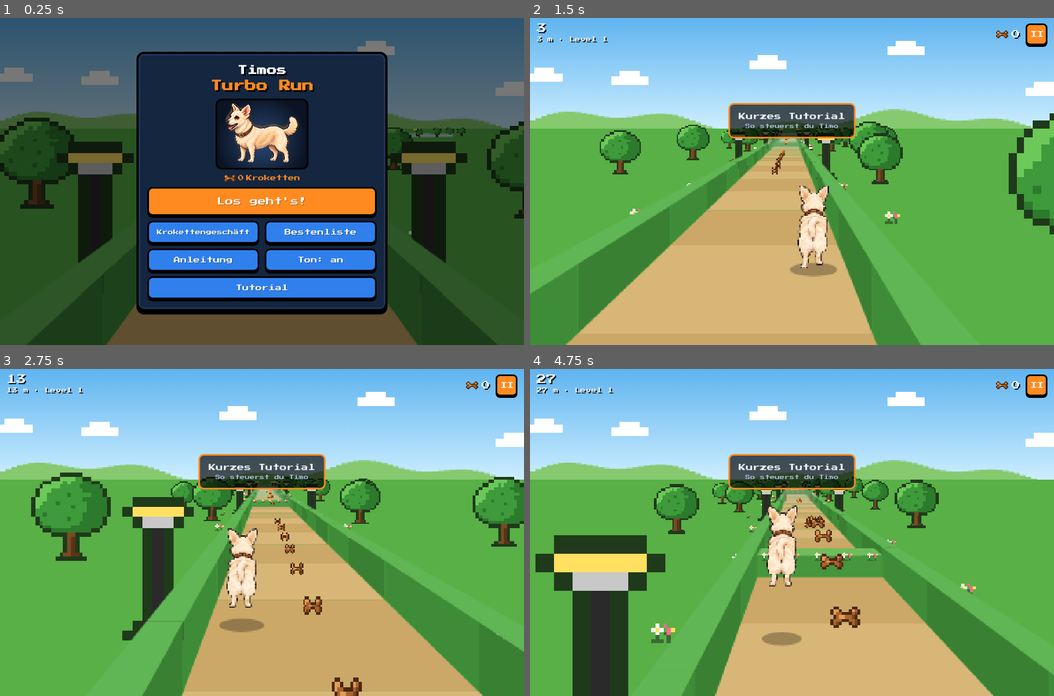
Above: before the commit, frames 1-4 (two rows, left to right).
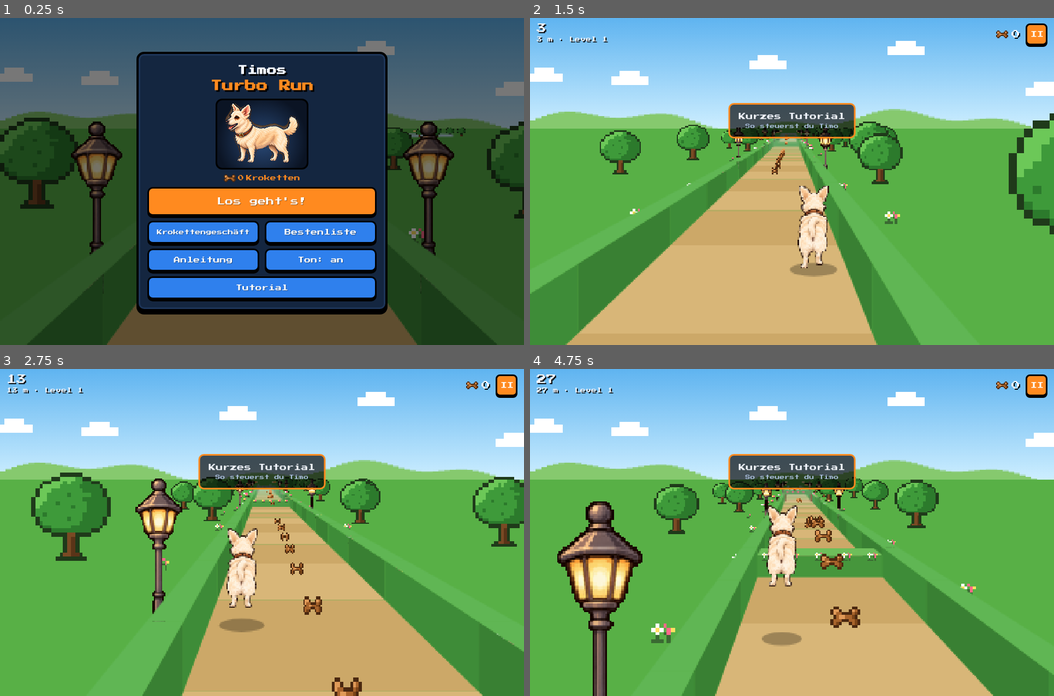
Above: after the commit, the same moments.

Repository: konstiks/timos-turbo-run
Game: browser game, page index.html
The game is run twice, just before and just after one commit, with the same random seed, the same clock (stepped at 60 frames per second) and the same inputs.
Inputs (mouse positions are in pixels of both pictures, inside the frame that each line leads up to):
- Up to frame 1 (0.25 s): no input
- Up to frame 2 (1.5 s): click (792, 181) at 0.27 s; hold D from 1.03 s (still down); tap Space at 1.1 s
- Up to frame 3 (2.75 s): release D at 1.53 s; hold S 1.58-1.85 s; tap Space at 1.6, 2.1, 2.6 s; hold A 1.9-2.47 s; hold W from 2.52 s (still down)
- Up to frame 4 (4.75 s): release W at 2.82 s; hold D 2.87-3.53 s; tap Space every 0.5 s from 3.1 to 4.6 s; hold W 3.58-3.82 s; hold A 3.87-4.3 s; hold S 4.35-4.68 s; hold D from 4.73 s (still down)

The runs differ from the first frame. In frame 1, 4.6% of the frame differs, in the area x 10-90%, y 31-75%; in frame 2, 0.5%; in frame 3, 3.0%; in frame 4, 7.5%, in the area x 1-61%, y 34-100%.

Commit message:
Park: neue Straßenlaternen, Feuerhydranten statt Rosenbögen
Co-Authored-By: Claude Opus 5.5 <noreply@anthropic.com>
Claude-Session: https://claude.ai/code/session_01FwyAvonJojh9EGHS2iaqSe

Diff:
--- a/game.js
+++ b/game.js
@@ -260,8 +260,10 @@
 const OB = { // Hindernis-Arten pro Thema
   park: {
     low: { name: 'Hecke', h: 0.62, c: [70, 150, 60], top: [110, 190, 90], kind: 'hedge' },
-    high: { name: 'Rosenbogen', y0: 0.95, c: [120, 80, 40], top: [200, 90, 120], kind: 'arch' },
-    block: [{ name: 'Parkbank', h: 0.7, c: [150, 96, 50], top: [180, 120, 66], kind: 'bench' },
+    high: { name: 'Rosenbogen', y0: 0.95, c: [120, 80, 40], top: [200, 90, 120], kind: 'arch' }, // nur noch im Tutorial
+    hydrant: { name: 'Hydrant', h: 0.95, c: [210, 40, 30], top: [240, 80, 60], kind: 'hydrant', w: 0.8 },
+    block: [{ name: 'Hydrant', h: 0.95, c: [210, 40, 30], top: [240, 80, 60], kind: 'hydrant', w: 0.8 },
+            { name: 'Parkbank', h: 0.7, c: [150, 96, 50], top: [180, 120, 66], kind: 'bench' },
             { name: 'Mülleimer', h: 1.25, c: [60, 120, 70], top: [40, 80, 50], kind: 'bin', w: 0.8 },
             { name: 'Baum', h: 9, c: [110, 70, 36], top: [90, 56, 30], kind: 'tree', w: 0.95 },
             { name: 'Baum', h: 9, c: [110, 70, 36], top: [90, 56, 30], kind: 'tree', w: 0.95 },
@@ -338,6 +340,11 @@
       const o = ob.low;
       seg.obs.push({ type: 'low', a0: a, a1: a + 0.7, h: o.h, def: o });
       coinArc(seg, a + 0.35, rint(-1, 1));
+    } else if (r < 0.40 && ob.hydrant) { // Park: Feuerhydranten statt Rosenbogen
+      const lanes = [-1, 0, 1].sort(() => Math.random() - 0.5);
+      const n = Math.random() < 0.5 ? 2 : 1;
+      for (let i = 0; i < n; i++) seg.obs.push({ type: 'block', a0: a, a1: a + 0.8, lane: lanes[i], b: lanes[i] * LANE, w: ob.hydrant.w, h: ob.hydrant.h, def: ob.hydrant });
+      coinLine(seg, a - 6, lanes[2], 8, 0.45);
     } else if (r < 0.40) { // hohes Hindernis -> rutschen
       const o = ob.high;
       seg.obs.push({ type: 'high', a0: a, a1: a + 0.5, y0: o.y0, def: o });
@@ -410,7 +417,7 @@
       for (let a = HW + 2.5 + rnd(0, 3); a < tEnd; a += rnd(4, 9)) {
         seg.deco.push({ spr: 'tree', a, b: s * rnd(HW + 2, HW + 7), h: rnd(2.3, 3.2) });
       }
-      for (let a = from; a < to; a += rnd(9, 15)) seg.deco.push({ spr: 'lamp', a, b: s * (HW + 0.7), h: 2.3 });
+      for (let a = from; a < to; a += rnd(9, 15)) seg.deco.push({ spr: 'lamp', a, b: s * (HW + 0.7), h: 2.6 });
       for (let a = HW + 1 + rnd(0, 3); a < seg.L - HW - 1; a += rnd(2, 5)) seg.deco.push({ spr: 'flower', a, b: s * rnd(HW + 0.6, HW + 2), h: 0.35 });
     }
   } else {
@@ -1092,6 +1099,9 @@
     } else if (d.kind === 'tree') {
       box(seg, o.a0 + 0.3, o.a0 + 0.55, o.b - 0.13, o.b + 0.13, 0, 0.9, d.c, d.top, objQ);
       sprite(seg, o.a0 + 0.42, o.b, 0, 2.5, SPR.tree, objQ, { bias: -0.1 });
+    } else if (d.kind === 'hydrant') {
+      if (SPR.hydrant) sprite(seg, o.a0 + 0.4, o.b, 0, 1.1, SPR.hydrant, objQ, { bias: -0.1 });
+      else box(seg, o.a0 + 0.2, o.a1 - 0.2, o.b - 0.3, o.b + 0.3, 0, o.h, d.c, d.top, objQ);
     } else if (d.kind === 'bin') {
       box(seg, o.a0 + 0.15, o.a1 - 0.15, b0 + 0.1, b1 - 0.1, 0, o.h, d.c, d.top, objQ);
       box(seg, o.a0 + 0.1, o.a1 - 0.1, b0 + 0.05, b1 - 0.05, o.h - 0.15, o.h, [80, 160, 90], [40, 70, 45], objQ);
@@ -1622,6 +1632,8 @@
 function init() {
   buildSprites();
   const ti = new Image(); ti.onload = () => buildTimoFrames(ti); ti.src = 'assets/timo-hinten.png?v=7';
+  const li = new Image(); li.onload = () => { SPR.lamp = li; }; li.src = 'assets/laterne.png?v=1';
+  const hy = new Image(); hy.onload = () => { SPR.hydrant = hy; }; hy.src = 'assets/hydrant.png?v=1';
   const di = new Image(); di.onload = () => { SPR.timoDuck = di; }; di.src = 'assets/timo-ducken.png?v=8';
   const si = new Image(); si.onload = () => { SPR.timoSlide = si; }; si.src = 'assets/timo-slide.png?v=8';
   const vi = new Image(); vi.onload = () => buildVetFrames(vi); vi.src = 'assets/tierarzt-hinten.png?v=7';
--- a/index.html
+++ b/index.html
@@ -146,6 +146,6 @@
   </div>
 </div>
 <script src="sprites.js?v=11"></script>
-<script src="game.js?v=13"></script>
+<script src="game.js?v=14"></script>
 </body>
 </html>
Binary file added: assets/hydrant.png
Binary file added: assets/laterne.png
